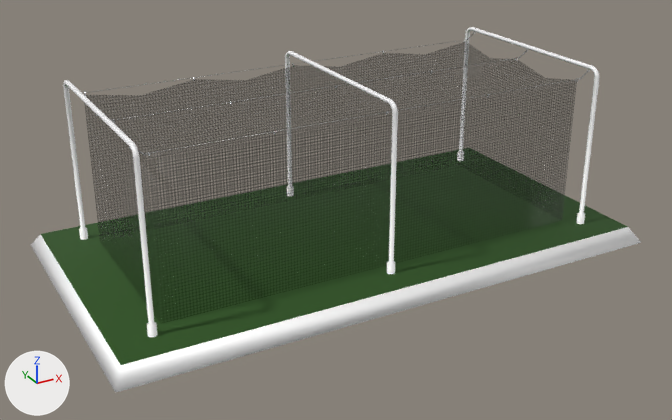
The glTF model public/assets/models/gltf/Outdoor Varsity 35.glb as it was, and as the next commit left it.
The view is the same before and after, from a 50 mm lens placed at (-10.0, -18.22, 10.03), pointed at (-0.2, -0.39, 1.12). Lighting does not change. The marker at lower left points along +X, +Y and +Z. Vertices at the same position are counted once.

In view in the first picture: 'Playground.001', 'Playground.006'.
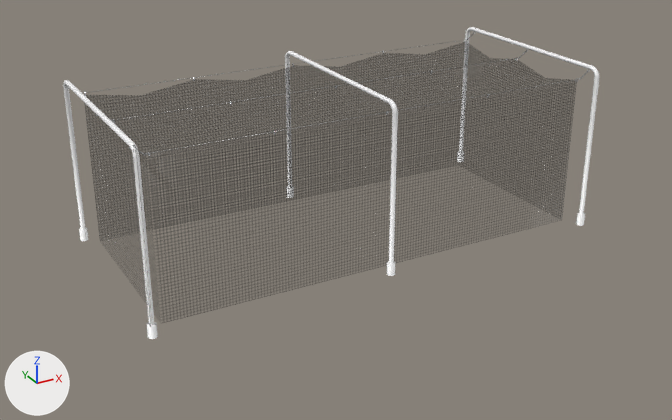
Commit message: update varsity models.

Pixel boxes [x1, y1, x2, y2] of what changed, in the pictures (672 x 420 px):
'Playground.006', reshaped: before [31, 27, 641, 393]; after [63, 27, 600, 339]
part 1 of me_cube_052, deleted: before [31, 148, 641, 393]
part 2 of me_cube_052, deleted: before [288, 70, 291, 188]
part 3 of me_cube_052, cut back: before [133, 145, 156, 327]

What the commit changed:
me_cube_052 is used by ob_playground_006; location (0.0, 0.0, 0.0).
me_cube_052 had 12584 vertices, 24864 faces and spanned x -6.61..6.69, y -3.58..3.58, z 0.01..4.34.
me_cube_052 no longer uses material mat_grass_002 (dark green #2d521f).
me_cube_052 now has 12574 vertices, 24652 faces and spans x -5.61..5.69, y -2.63..2.65, z 0.33..4.34.
me_cube_052 part 1: the loose piece of 8 vertices spanning x -6.61..6.69, y -3.58..3.58, z 0.01..0.37 is deleted.
Part 2, on me_cube_052:
74 faces are deleted.
Part 3, on me_cube_052:
2 vertices are removed from x -5.52..-5.48, y -2.56..-2.5, z 0.62..4.21.
115 faces are deleted.
1 vertex moves within x -5.48, y -2.5, z 0.62.
2 new faces join them, mat_pipe_005 (white #ffffff).
